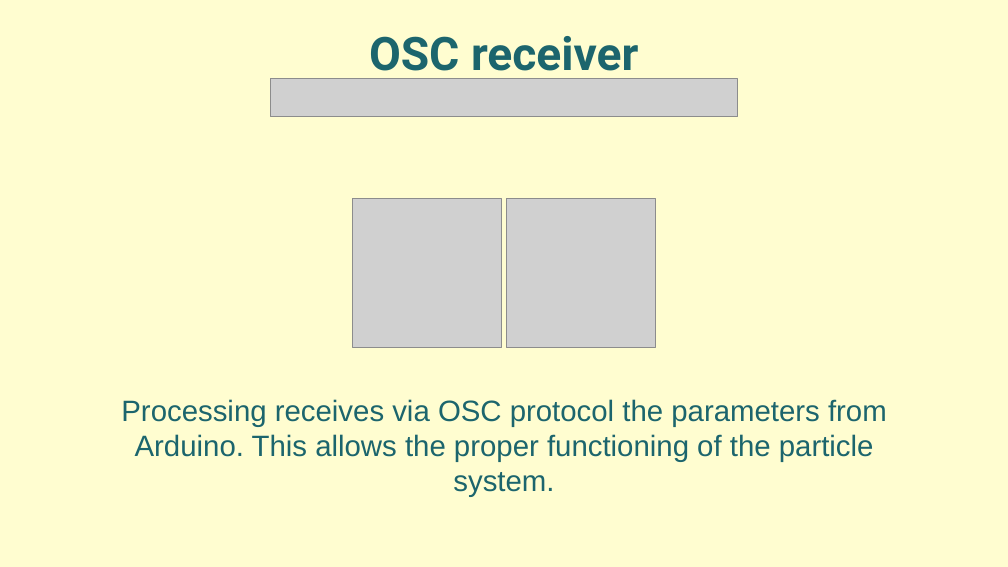
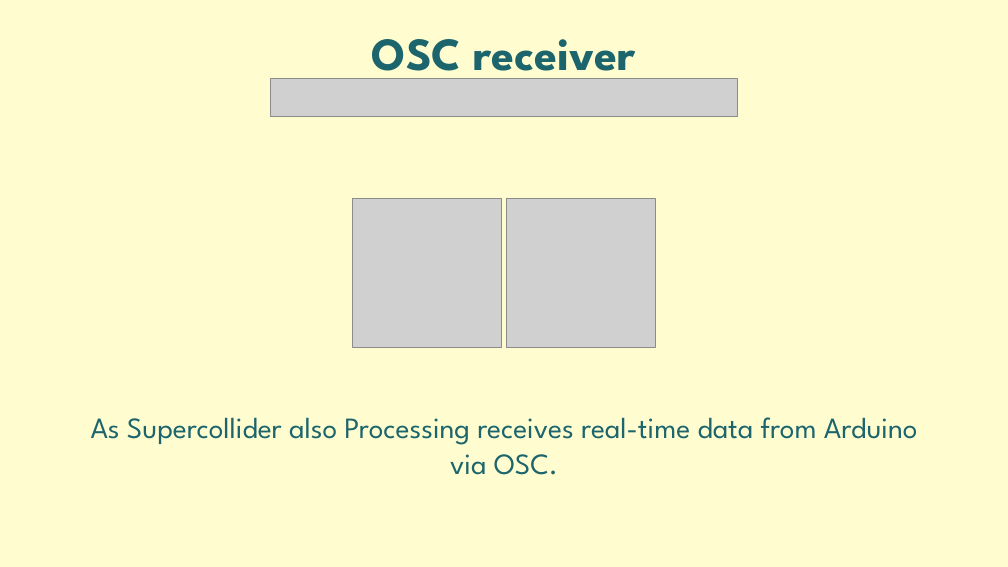
Before and after one commit to Ciorpy/G.A.I.A.-CMLS-2025, a slide deck: slide 27 of GAIA.pptx. Drawn at 1008x567 pixels with LibreOffice and Linux fonts; fonts in the diff are those of the drawing; grey boxes stand for pictures. Boxes give left, top, right and bottom in pixels: in the first picture for what was removed or moved away, otherwise in the second. Text is boxed around its words. In the diff, an @@ line names an element or a change of style, - is before the commit and + after.

```diff
--- a/GAIA.pptx
+++ b/GAIA.pptx
@@ text "OSC receiver" at [372, 39, 636, 84]: font Roboto to League Spartan @@
@@ text at [91, 417, 918, 475]: text changed; font Arial to League Spartan @@
-Processing receives via OSC protocol the parameters from Arduino. This allows the proper functioning of the particle system.
+As Supercollider also Processing receives real-time data from Arduino via OSC.
```
Also in this commit, not shown: 29 other slides changed.
